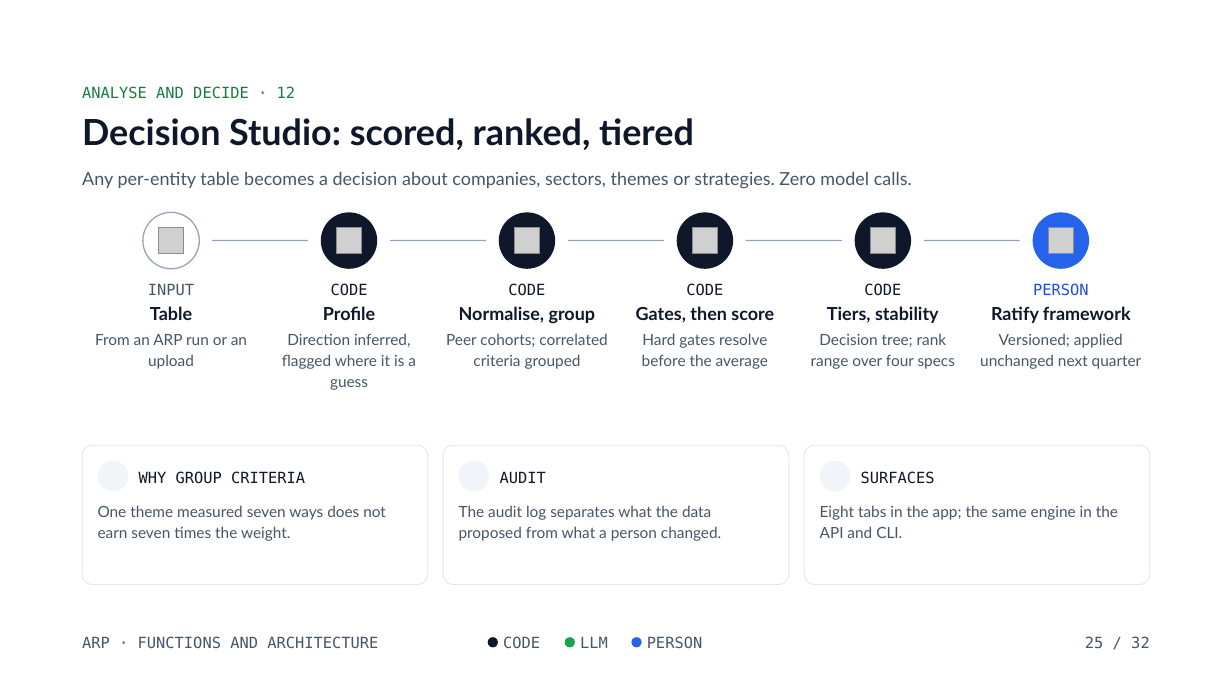
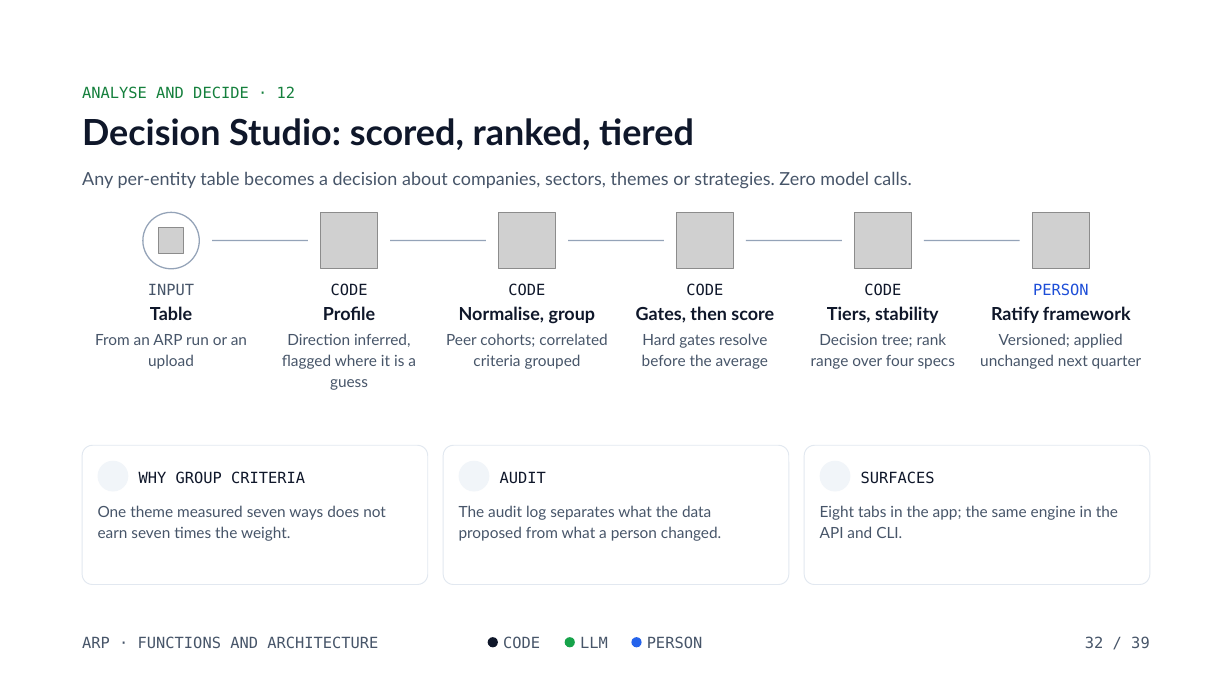
Before and after one commit to kutschersteffen-cmd/Agentic-Research-Pipeline, a slide deck: slide 32 of docs/decks/arp-functions-and-architecture.pptx (slide 25 before the commit). Drawn at 1232x693 pixels with LibreOffice and Linux fonts; fonts in the diff are those of the drawing; grey boxes stand for pictures; background and template pictures are left out. Boxes give left, top, right and bottom in pixels: in the first picture for what was removed or moved away, otherwise in the second. Text is boxed around its words. In the diff, an @@ line names an element or a change of style, - is before the commit and + after.

```diff
--- a/docs/decks/arp-functions-and-architecture.pptx
+++ b/docs/decks/arp-functions-and-architecture.pptx
@@ ellipse removed at bbox=[321, 213, 377, 269] @@
@@ picture added at bbox=[321, 213, 377, 269] @@
@@ picture removed at bbox=[336, 228, 362, 254] @@
@@ ellipse removed at bbox=[499, 213, 555, 269] @@
@@ picture added at bbox=[499, 213, 555, 269] @@
@@ picture removed at bbox=[514, 228, 540, 254] @@
@@ ellipse removed at bbox=[677, 213, 733, 269] @@
@@ picture added at bbox=[677, 213, 733, 269] @@
@@ picture removed at bbox=[692, 228, 718, 254] @@
@@ ellipse removed at bbox=[855, 213, 911, 269] @@
@@ picture added at bbox=[855, 213, 911, 269] @@
@@ picture removed at bbox=[871, 228, 897, 254] @@
@@ ellipse removed at bbox=[1033, 213, 1090, 269] @@
@@ picture added at bbox=[1033, 213, 1090, 269] @@
@@ picture removed at bbox=[1048, 228, 1074, 254] @@
@@ text at bbox=[1085, 636, 1150, 648]: text changed @@
-25 / 32
+32 / 39
```
Also in this commit, not shown: 30 other slides changed, 7 slides added.
